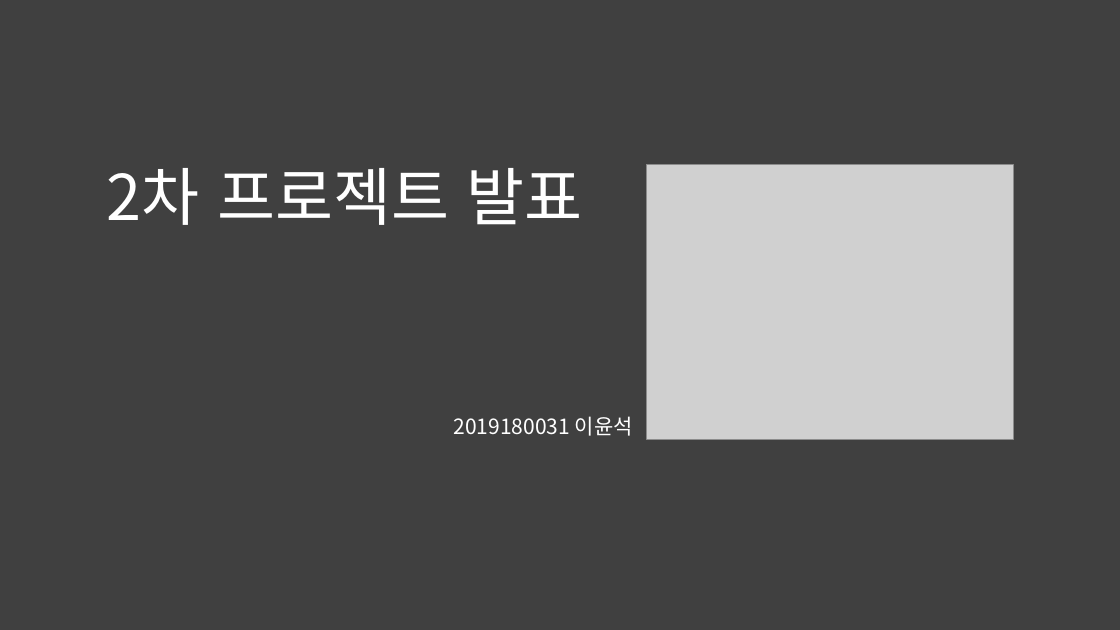
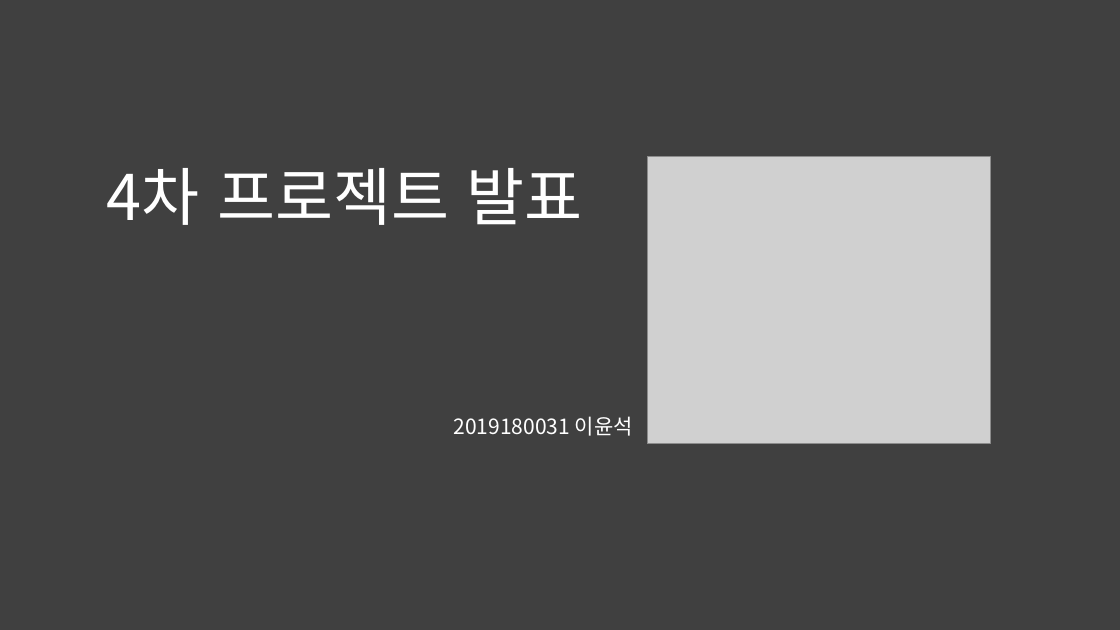
Before and after one commit to froggorf/2019180031_2DGP_Project, a slide deck: slide 1 of 3rd_project/2019180031_2DGP_2nd_project_ppt.pptx. Drawn at 1120x630 pixels with LibreOffice and Linux fonts; fonts in the diff are those of the drawing; grey boxes stand for pictures. Boxes give left, top, right and bottom in pixels: in the first picture for what was removed or moved away, otherwise in the second. Text is boxed around its words. In the diff, an @@ line names an element or a change of style, - is before the commit and + after.

```diff
--- a/3rd_project/2019180031_2DGP_2nd_project_ppt.pptx
+++ b/3rd_project/2019180031_2DGP_2nd_project_ppt.pptx
@@ text at box(107, 168, 583, 225): text changed @@
-2차 프로젝트 발표
+4차 프로젝트 발표
@@ picture: place and size @@
-picture at box(647, 165, 1013, 439)
+picture at box(648, 156, 991, 444)
@@ picture removed at box(692, 165, 967, 439) @@
```
Also in this commit, not shown: 3 other slides changed, 1 slide removed, 9 other files.
